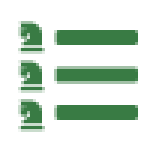
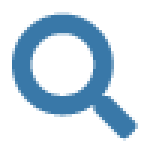
Before/after of a 150×150 layered artwork. What changed in the layer stack:
hid group "EntityList" (4 layers) over [18, 21, 138, 132]
added layer "SEARCH" above "expand" over [12, 12, 138, 141]
